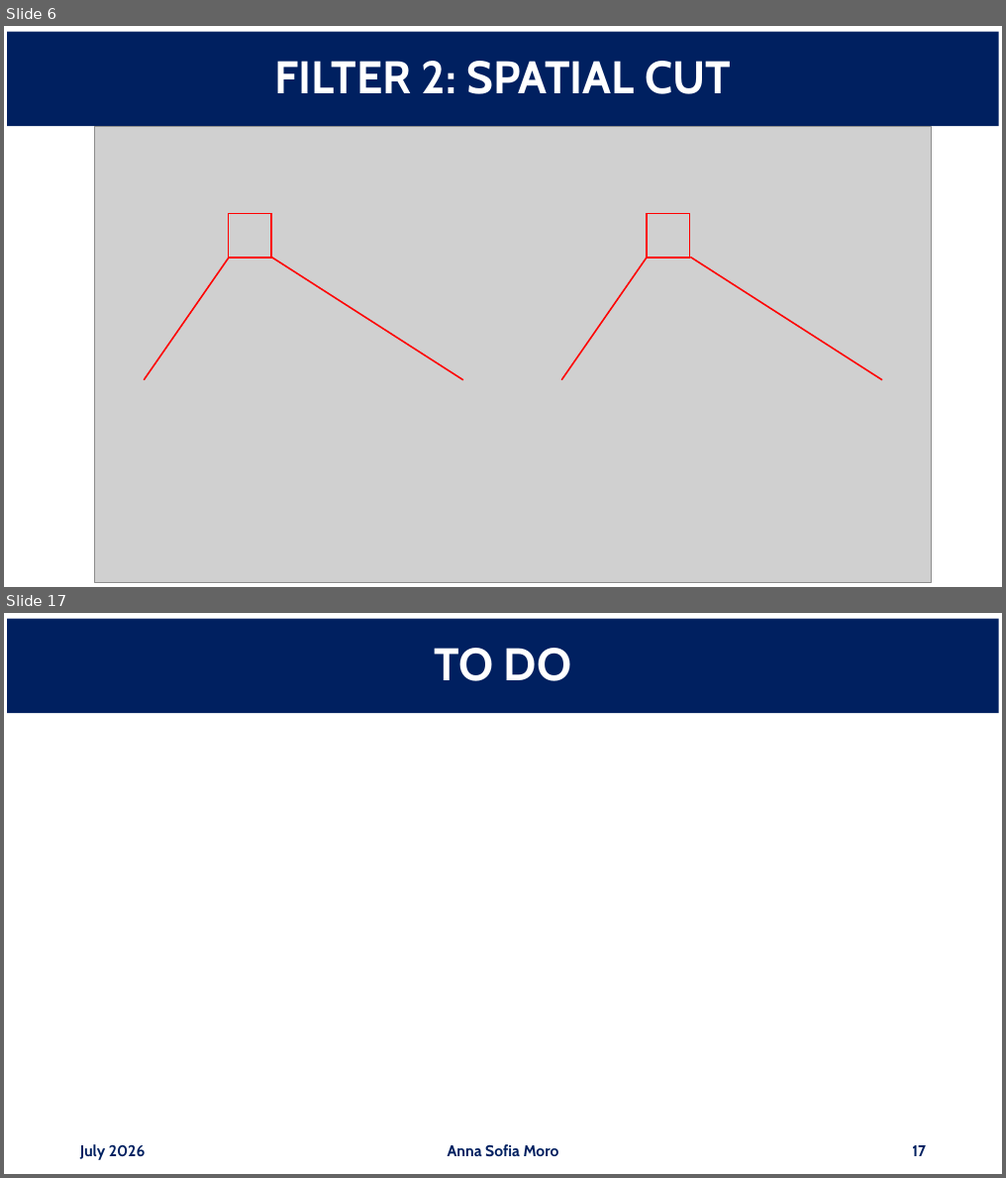
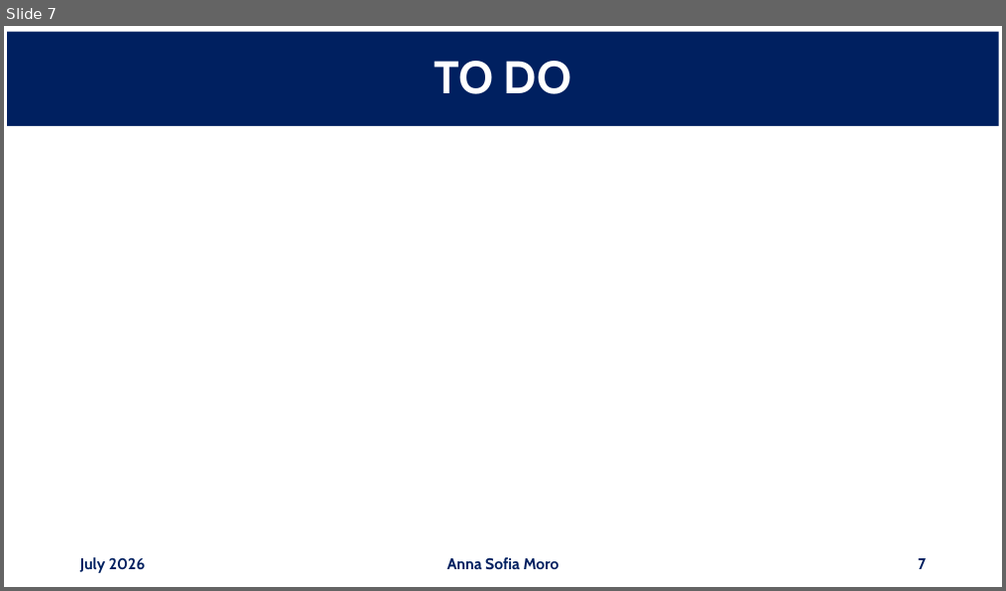
Before and after one commit to annaasofia/tesi, a slide deck: slides/week3.pptx. Shown one above the other, each under a label of ours: slides 6 and 17 before the commit, slide 7 after it; the slides between them are not shown. The pictures are 1006x1178 and 1006x591 pixels, drawn with LibreOffice and Linux fonts; fonts in the diff are those of the drawing; grey boxes stand for pictures. Boxes give left, top, right and bottom in pixels: in the first picture for what was removed or moved away, otherwise in the second. Text is boxed around its words. In the diff, an @@ line names an element or a change of style, - is before the commit and + after.

```diff
--- a/slides/week3.pptx
+++ b/slides/week3.pptx
@@ slide 6 removed at <box>4,26,1002,587</box>, background #FFFFFF @@
@@ title removed at <box>7,32,999,126</box> @@
-FILTER 2: SPATIAL CUT
@@ picture removed at <box>95,126,932,583</box> @@
@@ rectangle removed at <box>229,214,272,258</box> @@
@@ rectangle removed at <box>648,214,690,258</box> @@
@@ line removed from (144, 380) to (229, 258) @@
@@ line removed from (463, 380) to (271, 258) @@
@@ line removed from (561, 380) to (648, 258) @@
@@ line removed from (882, 380) to (690, 258) @@
@@ what was slide 17 is now slide 7 @@
@@ page number at <box>918,559,926,570</box>: text changed @@
-17
+7
```
Also in this commit, not shown: 6 slides changed, 9 other slides removed, 1 other file.
